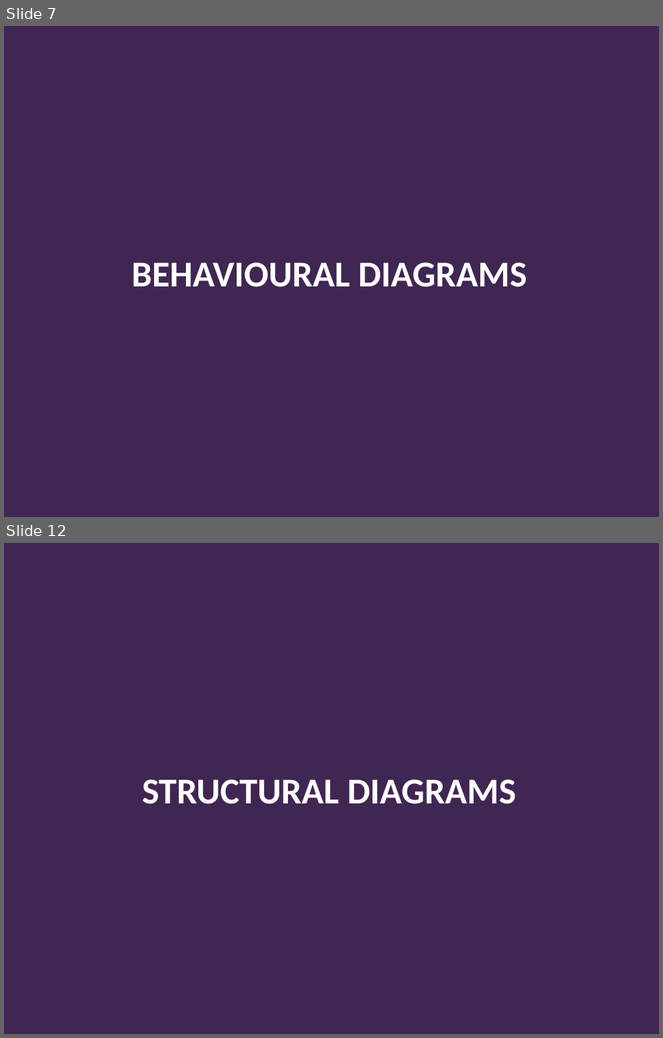
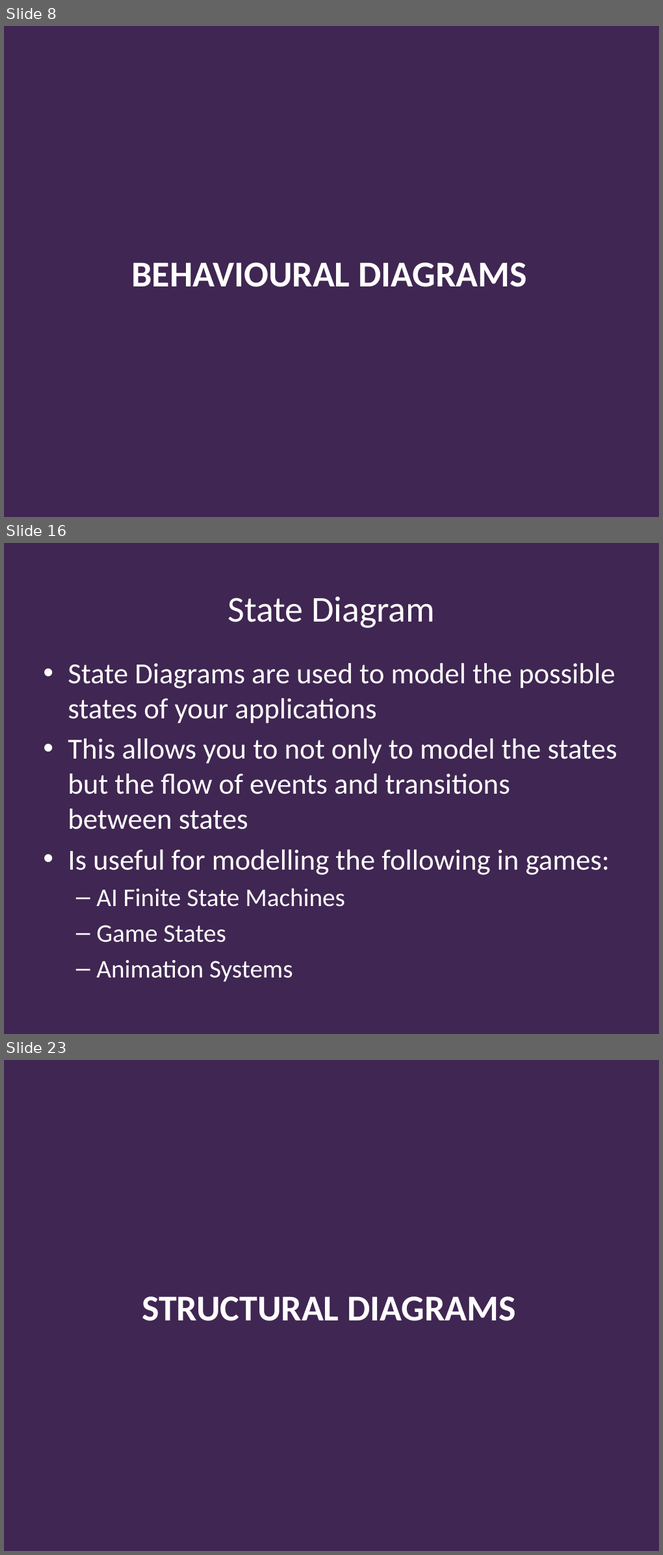
Before and after one commit to Falmouth-Games-Academy/bsc-course-materials, a slide deck: COMP140/04/2019-20-COMP140-04-lecture.pptx. Shown one above the other, each under a label of ours: slides 7 and 12 before the commit, slides 8, 16 and 23 after it; the slides between them are not shown. The pictures are 663x1038 and 663x1555 pixels, drawn with LibreOffice and Linux fonts; fonts in the diff are those of the drawing; background and template pictures are left out. Boxes give left, top, right and bottom in pixels: in the first picture for what was removed or moved away, otherwise in the second. Text is boxed around its words. In the diff, an @@ line names an element or a change of style, - is before the commit and + after.

```diff
--- a/COMP140/04/2019-20-COMP140-04-lecture.pptx
+++ b/COMP140/04/2019-20-COMP140-04-lecture.pptx
@@ slide 16 added at bbox=[4, 543, 659, 1034], background #402652 @@
@@ title added at bbox=[228, 596, 435, 628], 40 pt, text #FFFFFF @@
+State Diagram
@@ text added at bbox=[68, 663, 618, 982], 32 pt, text #FFFFFF @@
+• State Diagrams are used to model the possible states of your applications
+• This allows you to not only to model the states but the flow of events and transitions between states
+• Is useful for modelling the following in games:
+  – AI Finite State Machines
+  – Game States
+  – Animation Systems
@@ what was slide 7 is now slide 8 @@
@@ what was slide 12 is now slide 23 @@
```
Also in this commit, not shown: 8 slides changed, 19 other slides added, 14 other files.
